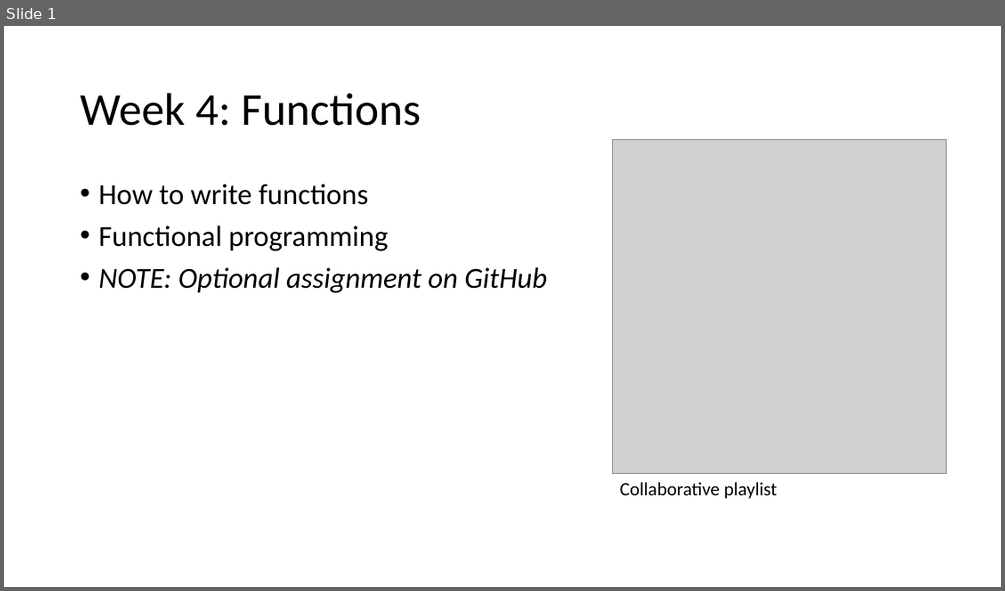
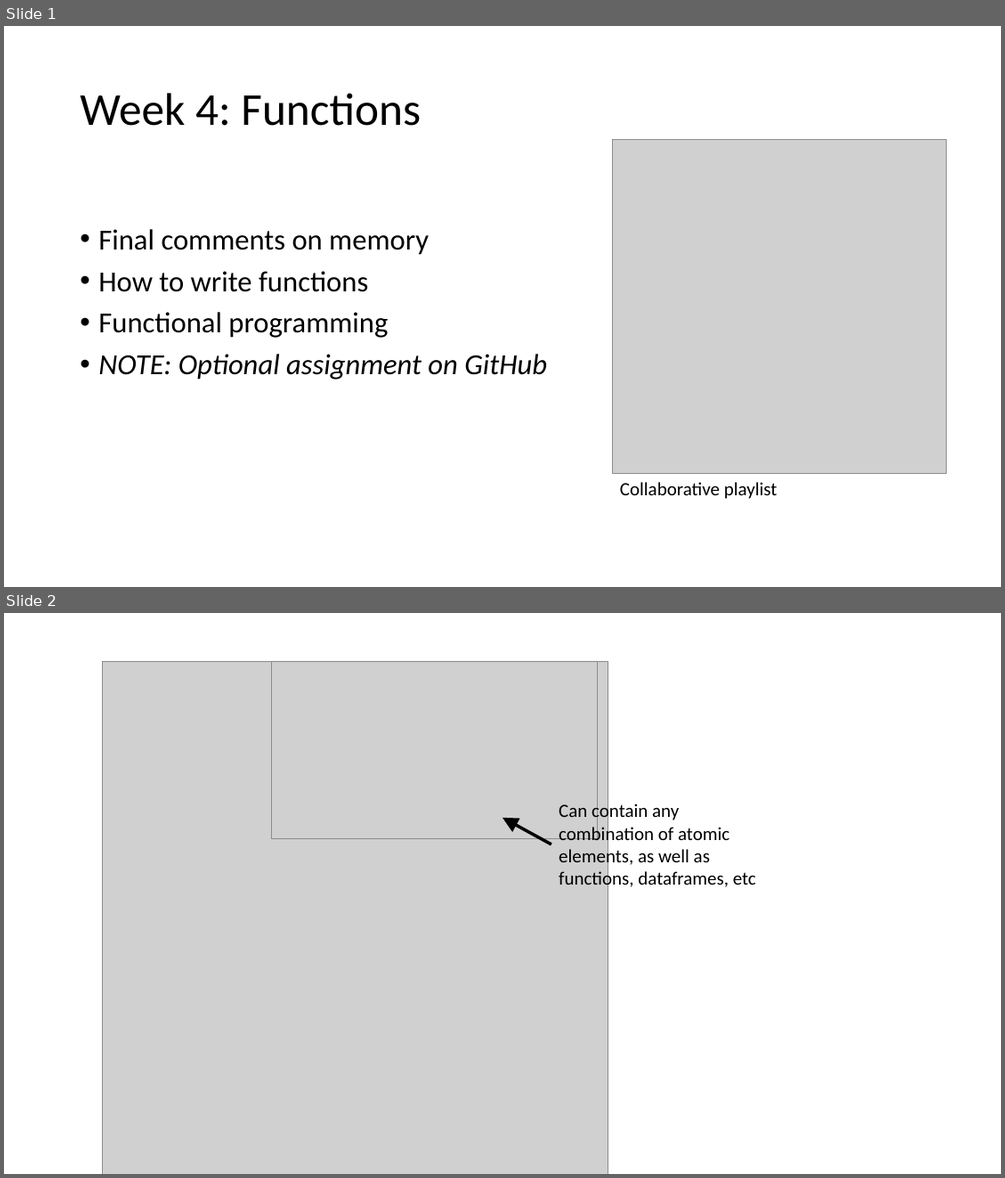
Before and after one commit to abbylewis/Advanced_R, a slide deck: slides/04_Functions.pptx. Shown one above the other, each under a label of ours: slide 1 before the commit, slides 1 and 2 after it. The pictures are 1005x591 and 1005x1178 pixels, drawn with LibreOffice and Linux fonts; fonts in the diff are those of the drawing; grey boxes stand for pictures. Boxes give left, top, right and bottom in pixels: in the first picture for what was removed or moved away, otherwise in the second. Text is boxed around its words. In the diff, an @@ line names an element or a change of style, - is before the commit and + after.

```diff
--- a/slides/04_Functions.pptx
+++ b/slides/04_Functions.pptx
@@ slide 2 added at box(4, 613, 1001, 1174), background #FFFFFF @@
@@ picture added at box(102, 661, 607, 1174) @@
@@ picture added at box(272, 661, 597, 839) @@
@@ arrow added from (551, 844) to (502, 818), #000000 3 pt @@
@@ text added at box(558, 802, 756, 890), 18 pt, text #000000 @@
+Can contain any combination of atomic elements, as well as functions, dataframes, etc
@@ slide 1 changed as well @@
@@ text at box(98, 229, 429, 255): paragraph added @@
+• Final comments on memory
```
Also in this commit, not shown: 1 other slide added, 3 slides removed, 2 other files.
